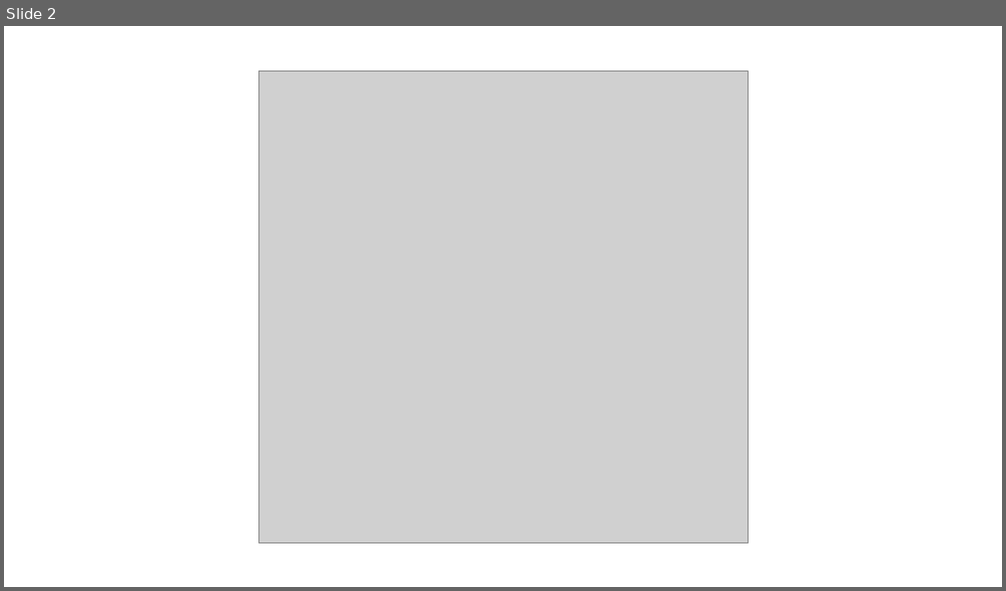
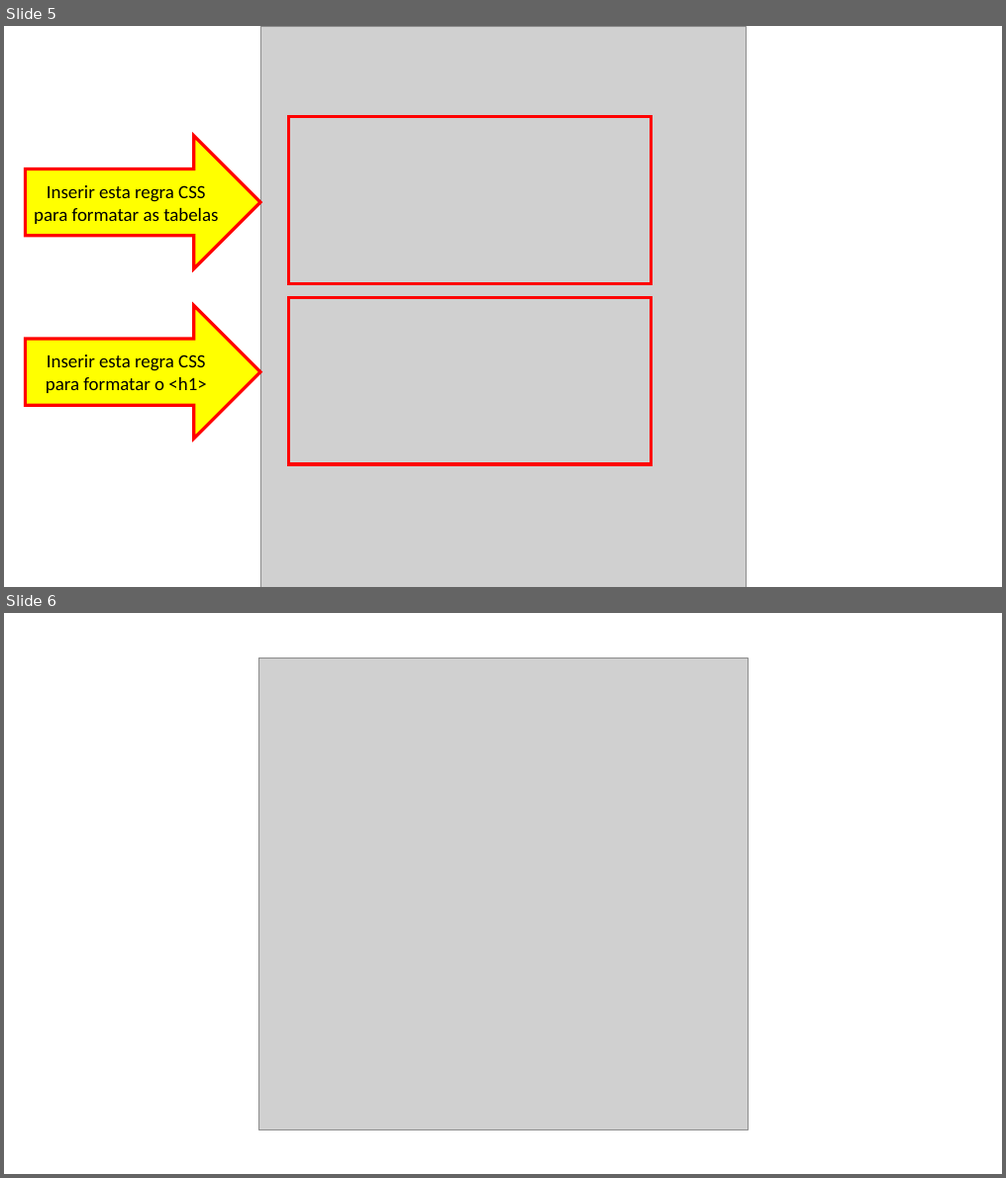
Before and after one commit to guilhermehsouza/AulaHTML, a slide deck: Aula 05 - Exemplo 3.pptx. Shown one above the other, each under a label of ours: slide 2 before the commit, slides 5 and 6 after it. The pictures are 1006x591 and 1006x1178 pixels, drawn with LibreOffice and Linux fonts; fonts in the diff are those of the drawing; grey boxes stand for pictures. Boxes give left, top, right and bottom in pixels: in the first picture for what was removed or moved away, otherwise in the second. Text is boxed around its words. In the diff, an @@ line names an element or a change of style, - is before the commit and + after.

```diff
--- a/Aula 05 - Exemplo 3.pptx
+++ b/Aula 05 - Exemplo 3.pptx
@@ slide 5 added at <box>4,26,1002,587</box>, background #FFFFFF @@
@@ picture added at <box>260,26,746,587</box> @@
@@ right arrow added at <box>25,136,260,270</box>, fill #FFFF00, outline #FF0000 3 pt, 18 pt, text #000000 @@
+Inserir esta regra CSS para formatar as tabelas
@@ rectangle added at <box>289,116,651,283</box>, outline #FF0000 3 pt @@
@@ right arrow added at <box>25,306,260,439</box>, fill #FFFF00, outline #FF0000 3 pt, 18 pt, text #000000 @@
+Inserir esta regra CSS para formatar o <h1>
@@ rectangle added at <box>289,297,651,465</box>, outline #FF0000 3 pt @@
@@ what was slide 2 is now slide 6 @@
```
Also in this commit, not shown: 1 slide changed, 11 other slides added, 8 slides removed, 1 other file.
